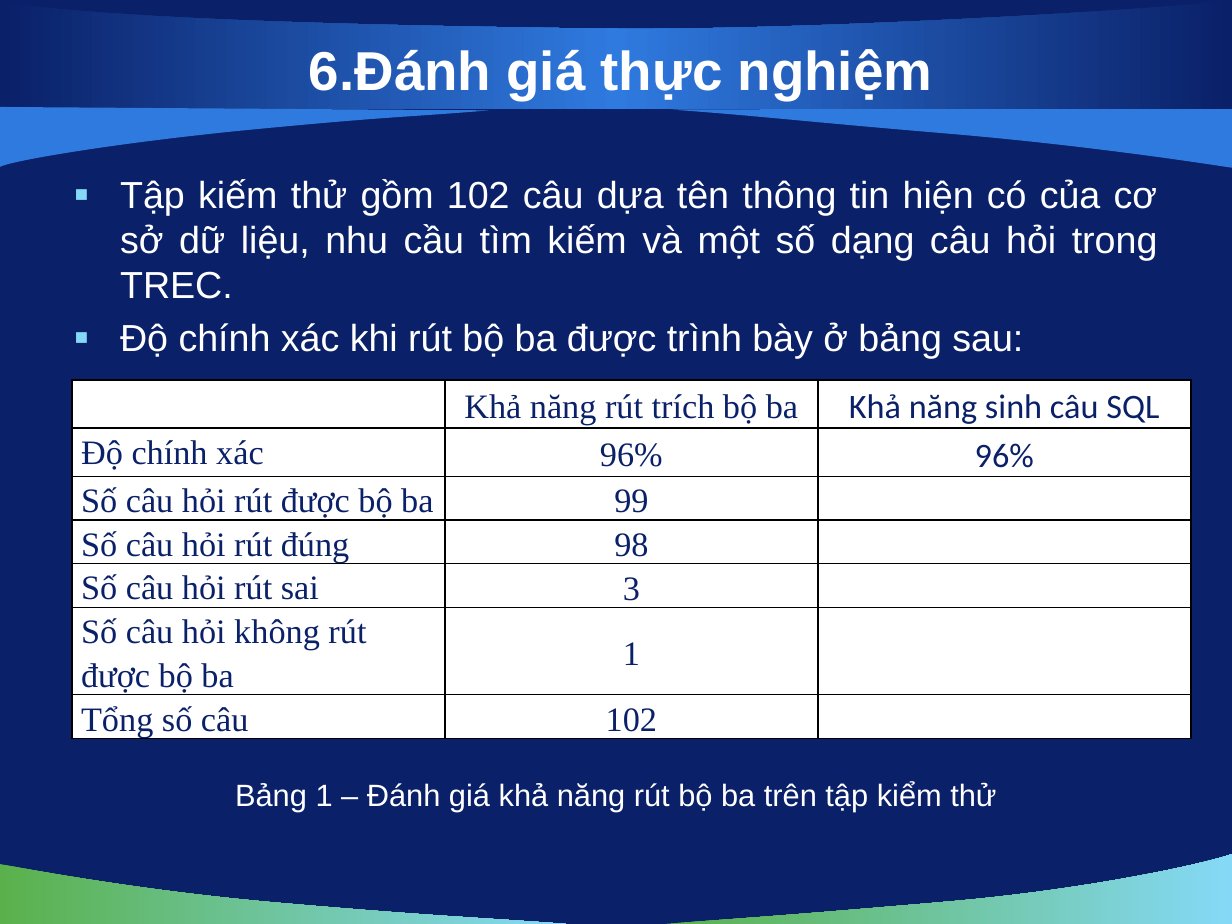
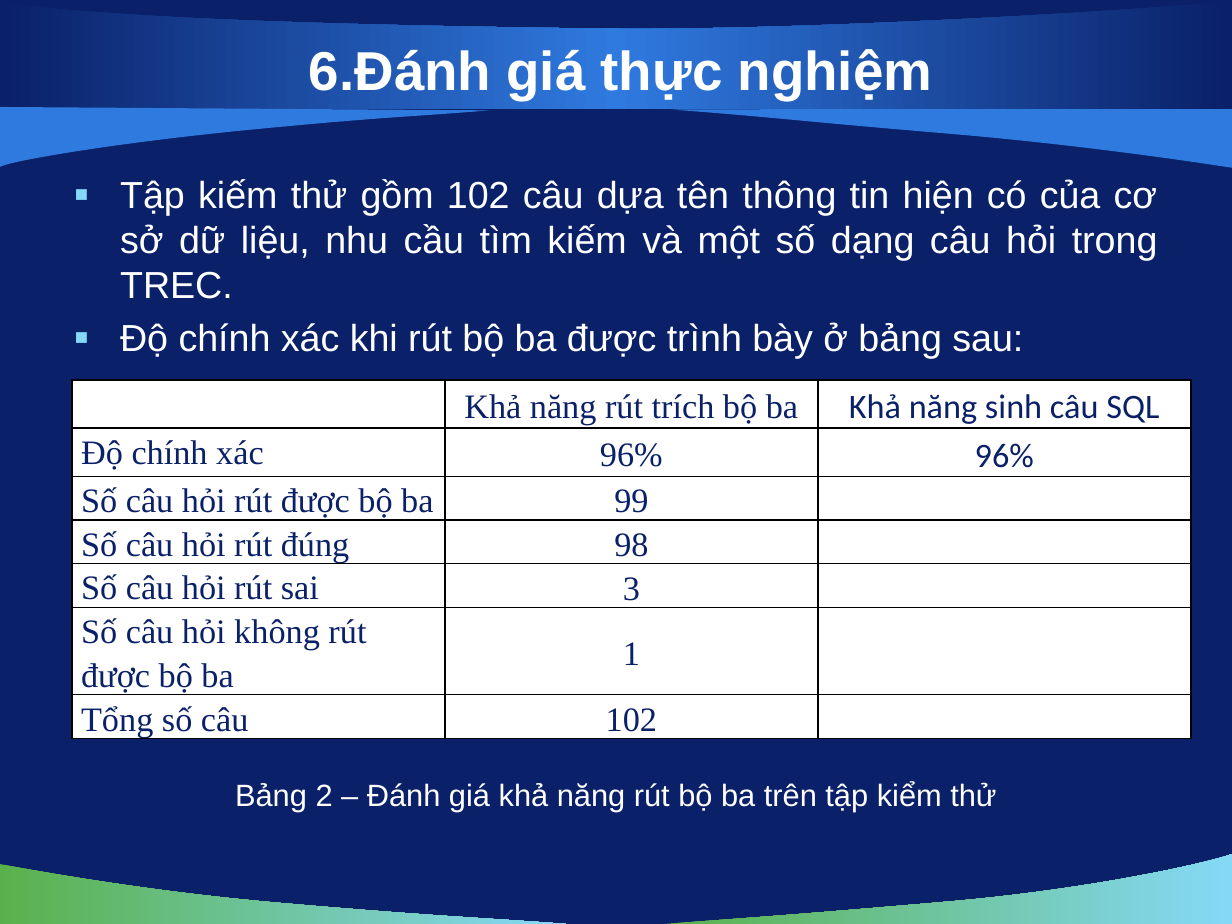
Before and after one commit to vuaviet/filnalproject, a slide deck: slide 20 of De Cuong/bao cao luan van/slide 1.0.pptx (slide 19 before the commit). Drawn at 1232x924 pixels with LibreOffice and Linux fonts; fonts in the diff are those of the drawing; background and template pictures are left out. Boxes give left, top, right and bottom in pixels: in the first picture for what was removed or moved away, otherwise in the second. Text is boxed around its words. In the diff, an @@ line names an element or a change of style, - is before the commit and + after.

```diff
--- a/De Cuong/bao cao luan van/slide 1.0.pptx
+++ b/De Cuong/bao cao luan van/slide 1.0.pptx
@@ text at [235, 782, 996, 812]: text changed @@
-Bảng 1 – Đánh giá khả năng rút bộ ba trên tập kiểm thử
+Bảng 2 – Đánh giá khả năng rút bộ ba trên tập kiểm thử
```
Also in this commit, not shown: 7 other slides changed, 2 slides added.
